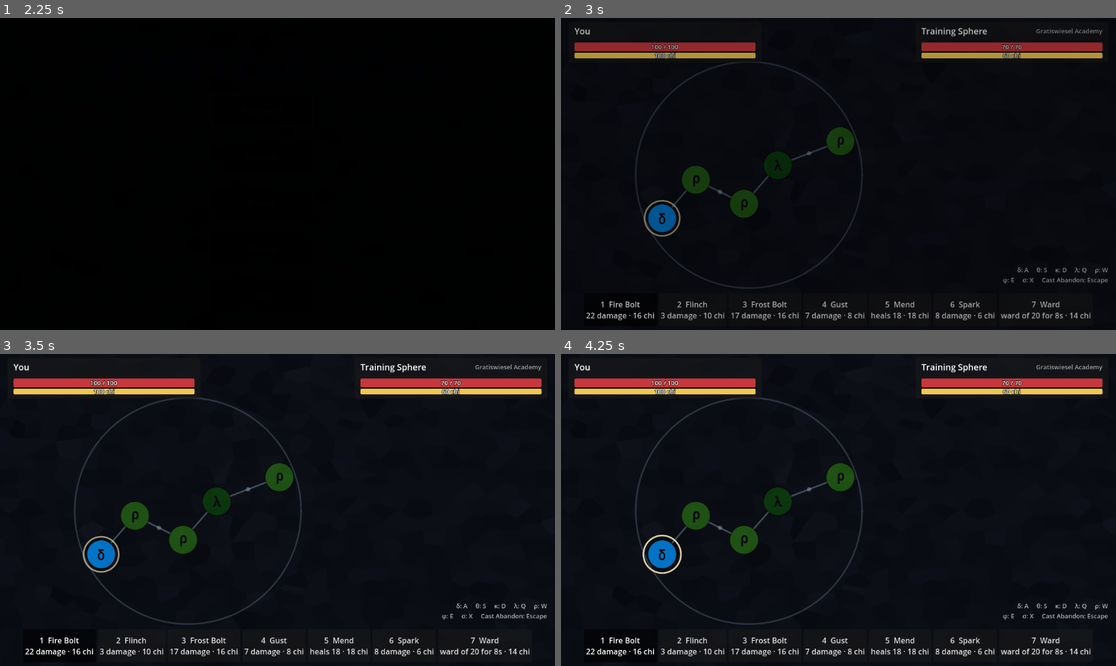
Above: before the commit, frames 1-4 (two rows, left to right).
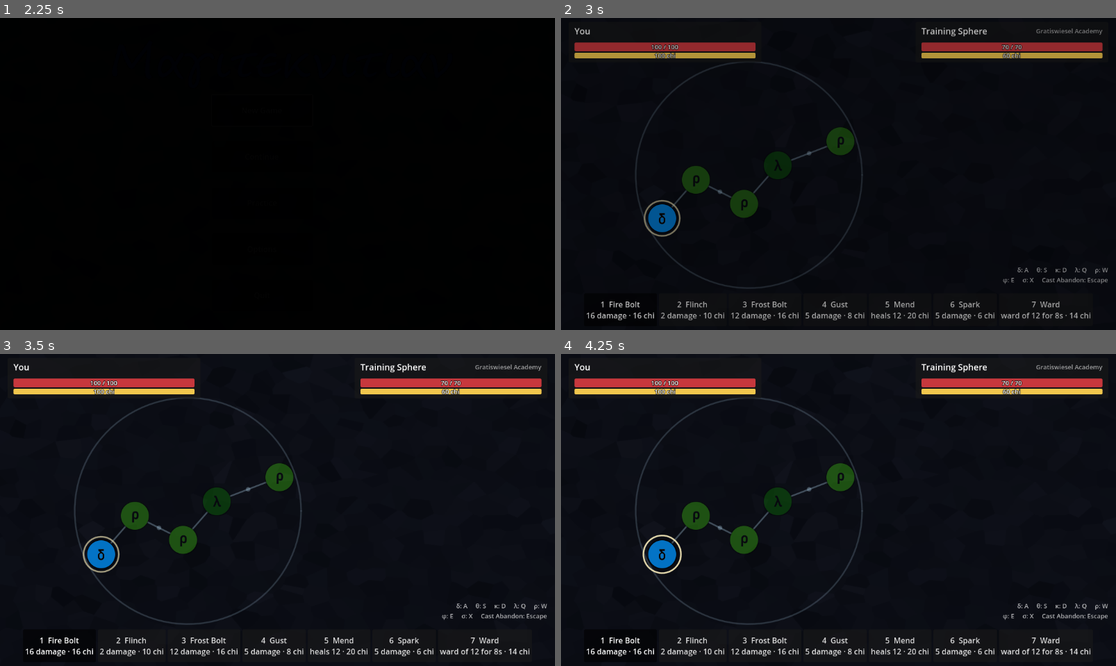
Above: after the commit, the same moments.

Repository: gamma2653/Magiteknician
Game: Godot game, scene res://magiteknician/menus/main_menu.tscn
Same seed, same stepped clock (60 frames per second), same inputs: the game is played once before the commit and once after it.
Inputs (mouse positions are in pixels of both pictures, inside the frame that each line leads up to):
- Up to frame 1 (2.25 s): click "New Game" at 0.5 s; click "New Game" at 1.25 s; click "Continue" at 2 s
- Up to frame 2 (3 s): click "Begin" at 2.75 s
- Up to frame 3 (3.5 s): no input
- Up to frame 4 (4.25 s): click (622, 647) at 3.5 s, where only the run before the commit has a clickable "1 Fire Bolt 22 damage · 16 chi"

Frame 1 is identical in both runs. In frame 2, less than 0.1% of the frame differs, in the area x 4-87%, y 94-97%; in frame 3, 0.1%; in frame 4, 0.1%.

Commit message:
Rebalance the starter spells
Found by simulation. As first written, an unanswered Lightning caster
could take a duelist from full health to none in about ten seconds,
and a ward or a mend gave more per point of chi than any attack, which
rewarded stalling.

Amounts come down by roughly a third, so that a duel lasts long enough
to be answered. Longer spells now give more per chi than shorter ones
(Spark 0.83, Fire Bolt 1.0, Lightning 1.14), since they are harder to
cast well. Wards and Mend give less per chi than an attack of the same
length, so defending buys time but does not win.

Tests that had amounts written into them now read them from the spells.

Co-Authored-By: Claude Fable 5.1 <noreply@anthropic.com>

Diff:
--- a/magiteknician/spells/bulwark.tres
+++ b/magiteknician/spells/bulwark.tres
@@ -4,10 +4,10 @@
 [ext_resource type="Script" path="res://magiteknician/engine/spells/spell_effect.gd" id="1_i3sdn"]
 [ext_resource type="Script" path="res://magiteknician/engine/spells/rune_stroke.gd" id="2_i3sdn"]
 
-[sub_resource type="Resource" id="Resource_uiie3"]
+[sub_resource type="Resource" id="Resource_i3sdn"]
 script = ExtResource("1_i3sdn")
 kind = 1
-amount = 45.0
+amount = 26.0
 duration = 10.0
 
 [sub_resource type="Resource" id="Resource_1hp4q"]
@@ -58,4 +58,4 @@
 rank = 1
 strokes = Array[ExtResource("2_i3sdn")]([SubResource("Resource_1hp4q"), SubResource("Resource_07ac3"), SubResource("Resource_b4s4x"), SubResource("Resource_rsty8"), SubResource("Resource_6mefi"), SubResource("Resource_y2mrr"), SubResource("Resource_o5k46")])
 chi_cost = 26.0
-effects = Array[ExtResource("1_i3sdn")]([SubResource("Resource_uiie3")])
+effects = Array[ExtResource("1_i3sdn")]([SubResource("Resource_i3sdn")])
--- a/magiteknician/spells/fire_bolt.tres
+++ b/magiteknician/spells/fire_bolt.tres
@@ -4,9 +4,9 @@
 [ext_resource type="Script" path="res://magiteknician/engine/spells/spell_effect.gd" id="1_x6pgi"]
 [ext_resource type="Script" path="res://magiteknician/engine/spells/rune_stroke.gd" id="2_x6pgi"]
 
-[sub_resource type="Resource" id="Resource_02dmi"]
+[sub_resource type="Resource" id="Resource_x6pgi"]
 script = ExtResource("1_x6pgi")
-amount = 22.0
+amount = 16.0
 
 [sub_resource type="Resource" id="Resource_eexhw"]
 script = ExtResource("2_x6pgi")
@@ -41,4 +41,4 @@
 description = "Transmute the fuel, heat it until it catches, then throw it."
 strokes = Array[ExtResource("2_x6pgi")]([SubResource("Resource_eexhw"), SubResource("Resource_tp2m0"), SubResource("Resource_5g8jc"), SubResource("Resource_n0ln6"), SubResource("Resource_l8t2s")])
 chi_cost = 16.0
-effects = Array[ExtResource("1_x6pgi")]([SubResource("Resource_02dmi")])
+effects = Array[ExtResource("1_x6pgi")]([SubResource("Resource_x6pgi")])
--- a/magiteknician/spells/flinch.tres
+++ b/magiteknician/spells/flinch.tres
@@ -4,9 +4,9 @@
 [ext_resource type="Script" path="res://magiteknician/engine/spells/spell.gd" id="1_tox5l"]
 [ext_resource type="Script" path="res://magiteknician/engine/spells/rune_stroke.gd" id="2_qd01t"]
 
-[sub_resource type="Resource" id="Resource_qrf8x"]
+[sub_resource type="Resource" id="Resource_qd01t"]
 script = ExtResource("1_qd01t")
-amount = 3.0
+amount = 2.0
 
 [sub_resource type="Resource" id="Resource_rfl6m"]
 script = ExtResource("2_qd01t")
@@ -31,4 +31,4 @@
 school = 3
 strokes = Array[ExtResource("2_qd01t")]([SubResource("Resource_rfl6m"), SubResource("Resource_64ub5"), SubResource("Resource_amhn3")])
 chi_cost = 10.0
-effects = Array[ExtResource("1_qd01t")]([SubResource("Resource_qrf8x")])
+effects = Array[ExtResource("1_qd01t")]([SubResource("Resource_qd01t")])
--- a/magiteknician/spells/frost_bolt.tres
+++ b/magiteknician/spells/frost_bolt.tres
@@ -4,9 +4,9 @@
 [ext_resource type="Script" path="res://magiteknician/engine/spells/spell.gd" id="1_qupvu"]
 [ext_resource type="Script" path="res://magiteknician/engine/spells/rune_stroke.gd" id="2_ev2a5"]
 
-[sub_resource type="Resource" id="Resource_hy1jk"]
+[sub_resource type="Resource" id="Resource_ev2a5"]
 script = ExtResource("1_ev2a5")
-amount = 17.0
+amount = 12.0
 
 [sub_resource type="Resource" id="Resource_7fvh1"]
 script = ExtResource("2_ev2a5")
@@ -41,4 +41,4 @@
 description = "Break the air down, draw the heat out of it, then throw what is left."
 strokes = Array[ExtResource("2_ev2a5")]([SubResource("Resource_7fvh1"), SubResource("Resource_8njib"), SubResource("Resource_d0m40"), SubResource("Resource_wpik8"), SubResource("Resource_5em7x")])
 chi_cost = 16.0
-effects = Array[ExtResource("1_ev2a5")]([SubResource("Resource_hy1jk")])
+effects = Array[ExtResource("1_ev2a5")]([SubResource("Resource_ev2a5")])
--- a/magiteknician/spells/gust.tres
+++ b/magiteknician/spells/gust.tres
@@ -4,9 +4,9 @@
 [ext_resource type="Script" path="res://magiteknician/engine/spells/spell_effect.gd" id="1_tnqv1"]
 [ext_resource type="Script" path="res://magiteknician/engine/spells/rune_stroke.gd" id="2_tnqv1"]
 
-[sub_resource type="Resource" id="Resource_hkmd3"]
+[sub_resource type="Resource" id="Resource_tnqv1"]
 script = ExtResource("1_tnqv1")
-amount = 7.0
+amount = 5.0
 
 [sub_resource type="Resource" id="Resource_crq4c"]
 script = ExtResource("2_tnqv1")
@@ -30,4 +30,4 @@
 description = "A shove of wind. Two pushes close together, then a beat of rest before the release."
 strokes = Array[ExtResource("2_tnqv1")]([SubResource("Resource_crq4c"), SubResource("Resource_co5sm"), SubResource("Resource_svmxb")])
 chi_cost = 8.0
-effects = Array[ExtResource("1_tnqv1")]([SubResource("Resource_hkmd3")])
+effects = Array[ExtResource("1_tnqv1")]([SubResource("Resource_tnqv1")])
--- a/magiteknician/spells/lightning.tres
+++ b/magiteknician/spells/lightning.tres
@@ -4,9 +4,9 @@
 [ext_resource type="Script" path="res://magiteknician/engine/spells/spell_effect.gd" id="1_anx2i"]
 [ext_resource type="Script" path="res://magiteknician/engine/spells/rune_stroke.gd" id="2_anx2i"]
 
-[sub_resource type="Resource" id="Resource_mpwgn"]
+[sub_resource type="Resource" id="Resource_anx2i"]
 script = ExtResource("1_anx2i")
-amount = 36.0
+amount = 32.0
 
 [sub_resource type="Resource" id="Resource_4qd1l"]
 script = ExtResource("2_anx2i")
@@ -55,4 +55,4 @@
 rank = 1
 strokes = Array[ExtResource("2_anx2i")]([SubResource("Resource_4qd1l"), SubResource("Resource_n0002"), SubResource("Resource_00i8g"), SubResource("Resource_lh6fy"), SubResource("Resource_y5w7f"), SubResource("Resource_g18ib"), SubResource("Resource_jc4pr")])
 chi_cost = 28.0
-effects = Array[ExtResource("1_anx2i")]([SubResource("Resource_mpwgn")])
+effects = Array[ExtResource("1_anx2i")]([SubResource("Resource_anx2i")])
--- a/magiteknician/spells/mend.tres
+++ b/magiteknician/spells/mend.tres
@@ -4,10 +4,10 @@
 [ext_resource type="Script" path="res://magiteknician/engine/spells/spell.gd" id="1_qllls"]
 [ext_resource type="Script" path="res://magiteknician/engine/spells/rune_stroke.gd" id="2_n1l5q"]
 
-[sub_resource type="Resource" id="Resource_cw0ll"]
+[sub_resource type="Resource" id="Resource_n1l5q"]
 script = ExtResource("1_n1l5q")
 kind = 2
-amount = 18.0
+amount = 12.0
 
 [sub_resource type="Resource" id="Resource_fur73"]
 script = ExtResource("2_n1l5q")
@@ -38,5 +38,5 @@
 description = "Knits a wound closed, one stitch after another."
 school = 4
 strokes = Array[ExtResource("2_n1l5q")]([SubResource("Resource_fur73"), SubResource("Resource_8osci"), SubResource("Resource_dwl3m"), SubResource("Resource_7kmgb")])
-chi_cost = 18.0
-effects = Array[ExtResource("1_n1l5q")]([SubResource("Resource_cw0ll")])
+chi_cost = 20.0
+effects = Array[ExtResource("1_n1l5q")]([SubResource("Resource_n1l5q")])
--- a/magiteknician/spells/spark.tres
+++ b/magiteknician/spells/spark.tres
@@ -4,9 +4,9 @@
 [ext_resource type="Script" path="res://magiteknician/engine/spells/spell_effect.gd" id="1_mnvr8"]
 [ext_resource type="Script" path="res://magiteknician/engine/spells/rune_stroke.gd" id="2_mnvr8"]
 
-[sub_resource type="Resource" id="Resource_k4jg3"]
+[sub_resource type="Resource" id="Resource_mnvr8"]
 script = ExtResource("1_mnvr8")
-amount = 8.0
+amount = 5.0
 
 [sub_resource type="Resource" id="Resource_x68m6"]
 script = ExtResource("2_mnvr8")
@@ -31,4 +31,4 @@
 description = "A snap of electric charge. Three quick strokes, evenly spaced."
 strokes = Array[ExtResource("2_mnvr8")]([SubResource("Resource_x68m6"), SubResource("Resource_gj242"), SubResource("Resource_2uwb0")])
 chi_cost = 6.0
-effects = Array[ExtResource("1_mnvr8")]([SubResource("Resource_k4jg3")])
+effects = Array[ExtResource("1_mnvr8")]([SubResource("Resource_mnvr8")])
--- a/magiteknician/spells/ward.tres
+++ b/magiteknician/spells/ward.tres
@@ -4,10 +4,10 @@
 [ext_resource type="Script" path="res://magiteknician/engine/spells/spell.gd" id="1_3mqij"]
 [ext_resource type="Script" path="res://magiteknician/engine/spells/rune_stroke.gd" id="2_2sy2x"]
 
-[sub_resource type="Resource" id="Resource_imbc3"]
+[sub_resource type="Resource" id="Resource_2sy2x"]
 script = ExtResource("1_2sy2x")
 kind = 1
-amount = 20.0
+amount = 12.0
 duration = 8.0
 
 [sub_resource type="Resource" id="Resource_bjx5m"]
@@ -40,4 +40,4 @@
 school = 0
 strokes = Array[ExtResource("2_2sy2x")]([SubResource("Resource_bjx5m"), SubResource("Resource_gb3s5"), SubResource("Resource_euwnd"), SubResource("Resource_neoyu")])
 chi_cost = 14.0
-effects = Array[ExtResource("1_2sy2x")]([SubResource("Resource_imbc3")])
+effects = Array[ExtResource("1_2sy2x")]([SubResource("Resource_2sy2x")])
--- a/tests/combat/test_spell_resolver.gd
+++ b/tests/combat/test_spell_resolver.gd
@@ -77,9 +77,12 @@
 	var fire_bolt := SpellLibrary.find(&"fire_bolt")
 	SpellResolver.resolve(ward, _cast(ward), target, caster)
 	var outcome := SpellResolver.resolve(fire_bolt, _cast(fire_bolt), caster, target)
-	assert_almost_eq(outcome.damage_absorbed(), 20.0)
-	assert_almost_eq(outcome.damage_dealt(), 2.0)
-	assert_almost_eq(target.health, 98.0)
+	var blow := fire_bolt.effects[0].amount
+	var held := ward.effects[0].amount
+	assert_gt(blow, held, "the test wants a blow the ward cannot hold entirely")
+	assert_almost_eq(outcome.damage_absorbed(), held)
+	assert_almost_eq(outcome.damage_dealt(), blow - held)
+	assert_almost_eq(target.health, 100.0 - (blow - held))
 	assert_true("warded" in outcome.describe())
 
 
@@ -96,6 +99,7 @@
 	caster.take_damage(5.0)
 	var outcome := SpellResolver.resolve(mend, _cast(mend), caster, target)
 	assert_almost_eq(outcome.total(SpellEffect.Kind.HEAL), 5.0)
+	assert_gt(mend.effects[0].amount, 5.0, "the test wants more offered than was needed")
 
 
 func test_a_spell_can_do_several_things() -> void:
@@ -117,7 +121,22 @@
 func test_the_outcome_reads_as_a_line_of_a_combat_log() -> void:
 	var fire_bolt := SpellLibrary.find(&"fire_bolt")
 	var outcome := SpellResolver.resolve(fire_bolt, _cast(fire_bolt), caster, target)
-	assert_eq(outcome.describe(), "Caster cast Fire Bolt (S): 22 damage.")
+	assert_eq(outcome.describe(), "Caster cast Fire Bolt (S): %d damage." % [fire_bolt.effects[0].amount])
+
+
+func test_damage_can_be_scaled_and_nothing_else_is() -> void:
+	var fire_bolt := SpellLibrary.find(&"fire_bolt")
+	var outcome := SpellResolver.resolve(fire_bolt, _cast(fire_bolt), caster, target, 1.5)
+	assert_almost_eq(outcome.damage_dealt(), fire_bolt.effects[0].amount * 1.5)
+
+	var ward := SpellLibrary.find(&"ward")
+	SpellResolver.resolve(ward, _cast(ward), caster, target, 1.5)
+	assert_almost_eq(caster.ward, ward.effects[0].amount)
+
+	var mend := SpellLibrary.find(&"mend")
+	caster.take_damage(60.0)
+	var mended := SpellResolver.resolve(mend, _cast(mend), caster, target, 1.5)
+	assert_almost_eq(mended.total(SpellEffect.Kind.HEAL), mend.effects[0].amount)
 
 
 func test_every_spell_in_the_game_does_something_and_costs_something() -> void:
--- a/tests/hud/test_duel_arena.gd
+++ b/tests/hud/test_duel_arena.gd
@@ -29,6 +29,18 @@
 	for stroke in spell.strokes:
 		arena.player_circle.strike(stroke.rune, stroke.position, clock + stroke.tick * BEAT)
 	clock += 10_000_000
+
+
+## Casts Fire Bolt until the opponent falls, waiting for chi in between.
+## Returns how many casts it took.
+func _defeat_the_opponent() -> int:
+	var casts := 0
+	arena.npc.halt()
+	while not arena.duel.is_over() and casts < 50:
+		arena.duel.player.chi = arena.duel.player.max_chi
+		_cast(&"fire_bolt")
+		casts += 1
+	return casts
 
 
 func _run(seconds: float) -> void:
@@ -93,21 +105,24 @@
 func test_the_panels_follow_the_duel() -> void:
 	arena.overlay.confirm.pressed.emit()
 	_cast(&"fire_bolt")
-	assert_almost_eq(arena.opponent_panel.health_bar.value, 48.0)
-	assert_eq(arena.opponent_panel.health_text.text, "48 / 70")
-	assert_almost_eq(arena.player_panel.chi_bar.value, 84.0)
-	assert_eq(arena.combat_log.lines[-1], "You cast Fire Bolt (S): 22 damage.")
+	var fire_bolt := SpellLibrary.find(&"fire_bolt")
+	var blow := fire_bolt.effects[0].amount
+	assert_almost_eq(arena.opponent_panel.health_bar.value, 70.0 - blow)
+	assert_eq(arena.opponent_panel.health_text.text, "%d / 70" % [70.0 - blow])
+	assert_almost_eq(arena.player_panel.chi_bar.value, 100.0 - fire_bolt.chi_cost)
+	assert_eq(arena.combat_log.lines[-1], "You cast Fire Bolt (S): %d damage." % [blow])
 
 
 func test_a_ward_shows_on_the_panel() -> void:
 	arena.overlay.confirm.pressed.emit()
 	assert_almost_eq(arena.player_panel.ward_bar.modulate.a, 0.0, 0.001, "no ward, no bar")
 	_cast(&"ward")
+	var held := SpellLibrary.find(&"ward").effects[0].amount
 	assert_almost_eq(arena.player_panel.ward_bar.modulate.a, 1.0)
-	assert_almost_eq(arena.player_panel.ward_bar.value, 20.0)
-	arena.duel.player.take_damage(15.0)
+	assert_almost_eq(arena.player_panel.ward_bar.value, held)
+	arena.duel.player.take_damage(held - 5.0)
 	assert_almost_eq(arena.player_panel.ward_bar.value, 5.0)
-	assert_almost_eq(arena.player_panel.ward_bar.max_value, 20.0, 0.001, "the bar stays as long as the ward was")
+	assert_almost_eq(arena.player_panel.ward_bar.max_value, held, 0.001, "the bar stays as long as the ward was")
 	arena.duel.player.take_damage(15.0)
 	assert_almost_eq(arena.player_panel.ward_bar.modulate.a, 0.0)
 
@@ -128,7 +143,7 @@
 	arena.duel.player.chi = 3.0
 	_cast(&"fire_bolt")
 	assert_eq(arena.combat_log.lines[-1], "Not enough chi for Fire Bolt.")
-	assert_almost_eq(arena.duel.opponent.health, 70.0)
+	assert_almost_eq(arena.duel.opponent.health, arena.opponent.max_health)
 
 
 func test_the_opponents_spell_is_named_while_it_is_cast() -> void:
@@ -143,13 +158,12 @@
 
 func test_winning_shows_the_verdict() -> void:
 	arena.overlay.confirm.pressed.emit()
-	for i in 4:
-		_cast(&"fire_bolt")
+	var casts := _defeat_the_opponent()
 	assert_true(arena.duel.player_won())
 	assert_true(arena.overlay.visible)
 	assert_eq(arena.overlay.heading.text, "Victory")
 	assert_eq(arena.overlay.confirm.text, "Duel again")
-	assert_true("4 casts" in arena.overlay.body.text)
+	assert_true("%d casts" % [casts] in arena.overlay.body.text)
 	assert_true("100%" in arena.overlay.body.text)
 
 
@@ -171,8 +185,7 @@
 
 func test_duelling_again_reloads_the_arena() -> void:
 	arena.overlay.confirm.pressed.emit()
-	for i in 4:
-		_cast(&"fire_bolt")
+	_defeat_the_opponent()
 	arena.overlay.confirm.pressed.emit()
 	assert_eq(arena._destination, "res://magiteknician/levels/duel_arena.tscn")
 
